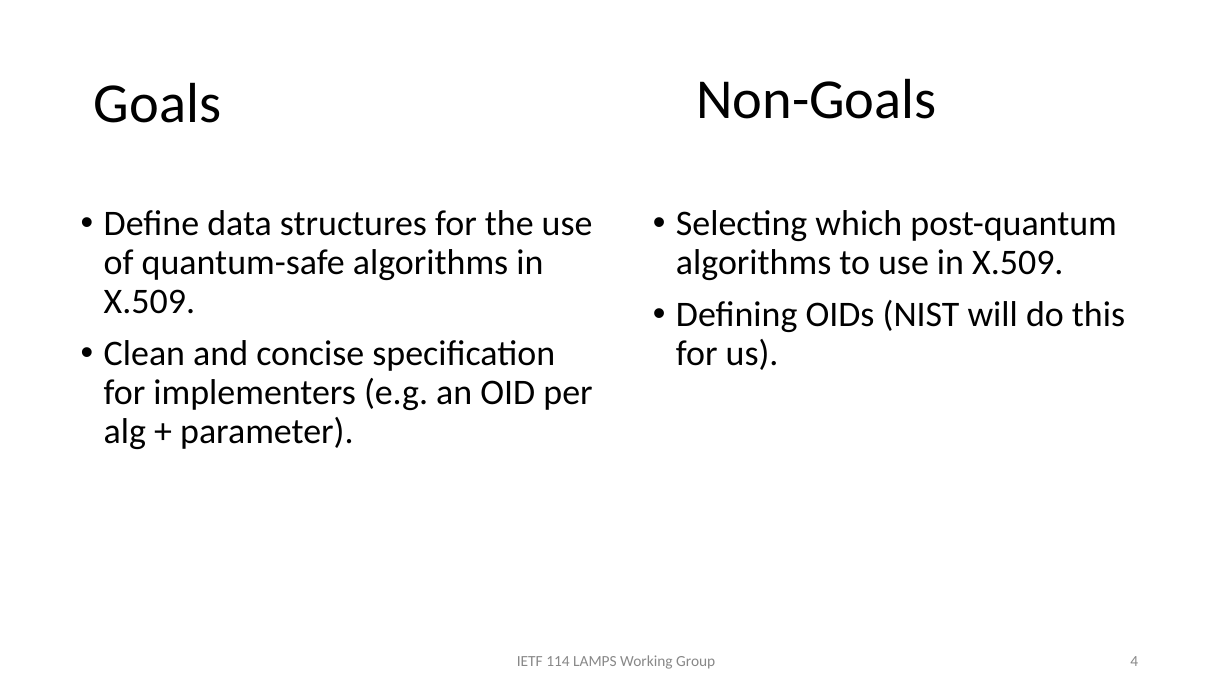
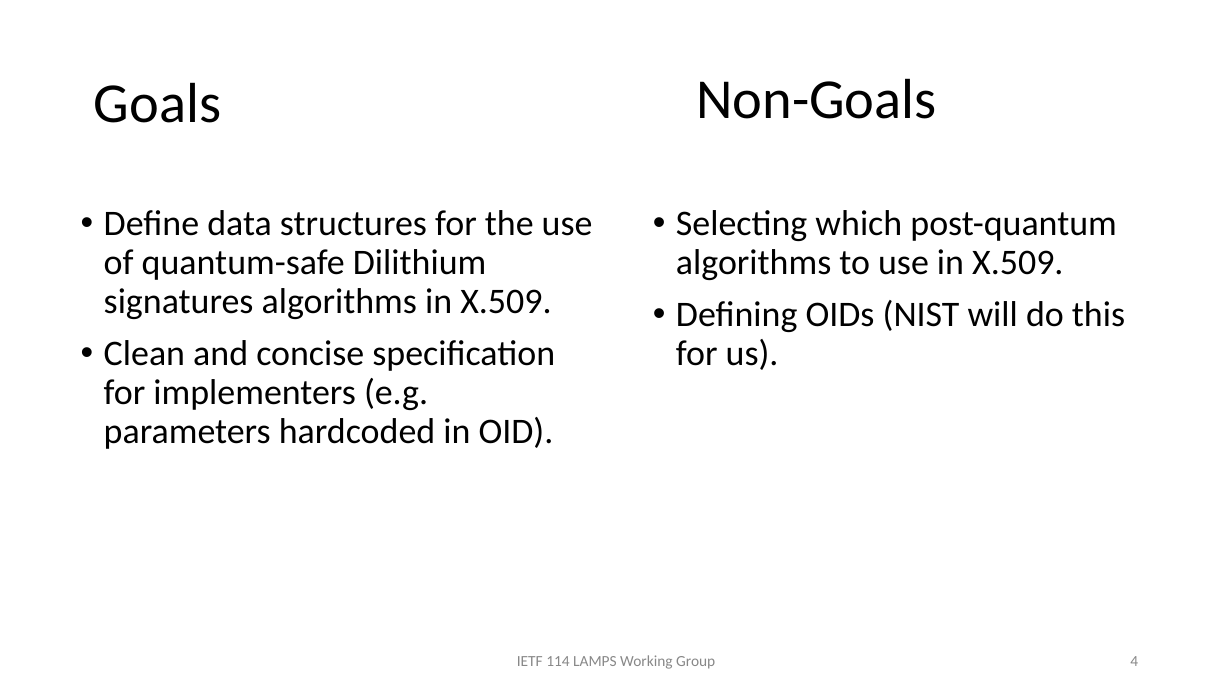
Before and after one commit to lamps-wg/dilithium-certificates, a slide deck: slide 4 of presentations/ietf-114.pptx. Drawn at 1232x693 pixels with LibreOffice and Linux fonts; fonts in the diff are those of the drawing. Boxes give left, top, right and bottom in pixels: in the first picture for what was removed or moved away, otherwise in the second. Text is boxed around its words. In the diff, an @@ line names an element or a change of style, - is before the commit and + after.

```diff
--- a/presentations/ietf-114.pptx
+++ b/presentations/ietf-114.pptx
@@ text at <box>104,210,593,449</box>: text changed @@
-• Define data structures for the use of quantum-safe algorithms in X.509.
-• Clean and concise specification for implementers (e.g. an OID per alg + parameter).
+• Define data structures for the use of quantum-safe Dilithium signatures algorithms in X.509.
+• Clean and concise specification for implementers (e.g. parameters hardcoded in OID).
```
Also in this commit, not shown: 3 other slides changed.
